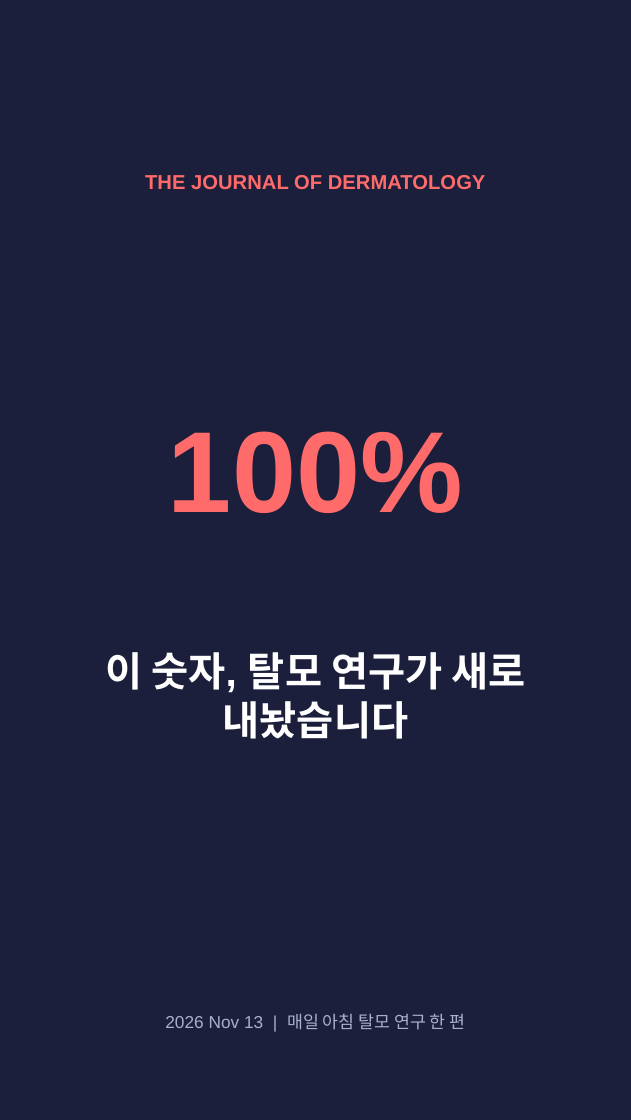
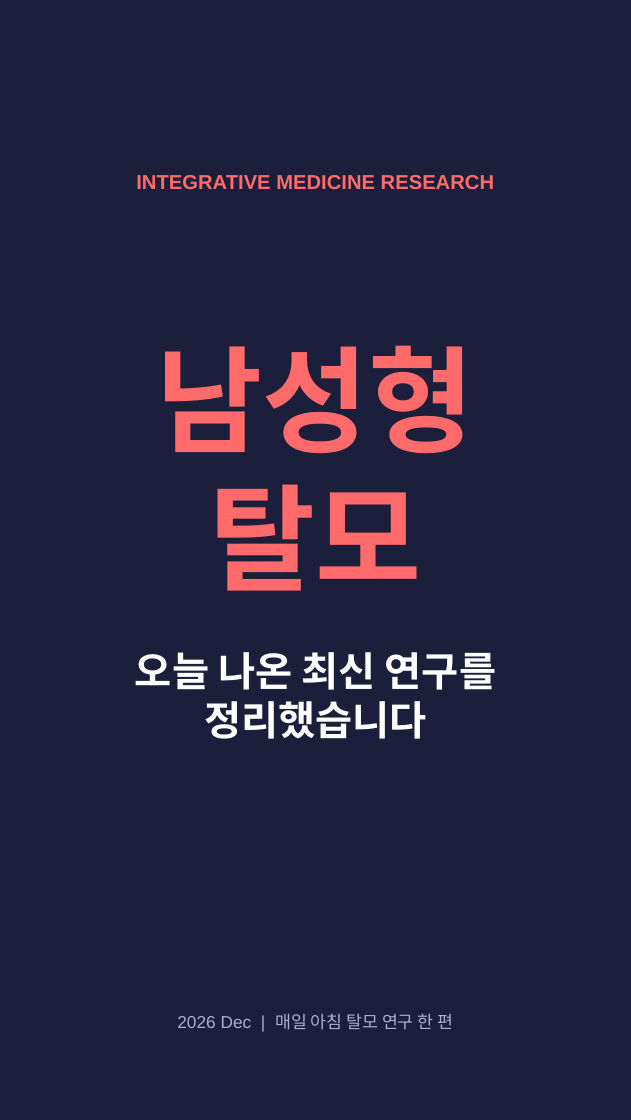
Before and after one commit to hyokang2010-BJ-ANTH/product-builder-test, a slide deck: slide 1 of pwa/data/latest/slides.pptx. Drawn at 631x1120 pixels with LibreOffice and Linux fonts; fonts in the diff are those of the drawing. Boxes give left, top, right and bottom in pixels: in the first picture for what was removed or moved away, otherwise in the second. Text is boxed around its words. In the diff, an @@ line names an element or a change of style, - is before the commit and + after.

```diff
--- a/pwa/data/latest/slides.pptx
+++ b/pwa/data/latest/slides.pptx
@@ text at [136,175,494,190]: text changed @@
-THE JOURNAL OF DERMATOLOGY
+INTEGRATIVE MEDICINE RESEARCH
@@ text at [156,345,474,591]: text changed @@
-100%
+남성형 탈모
@@ text at [135,652,496,739]: text changed @@
-이 숫자, 탈모 연구가 새로 내놨습니다
+오늘 나온 최신 연구를 정리했습니다
@@ text at [177,1013,454,1030]: text changed @@
-2026 Nov 13 | 매일 아침 탈모 연구 한 편
+2026 Dec | 매일 아침 탈모 연구 한 편
```
Also in this commit, not shown: 1 other slide changed, 7 slides added, 5 slides removed, 28 other files.
